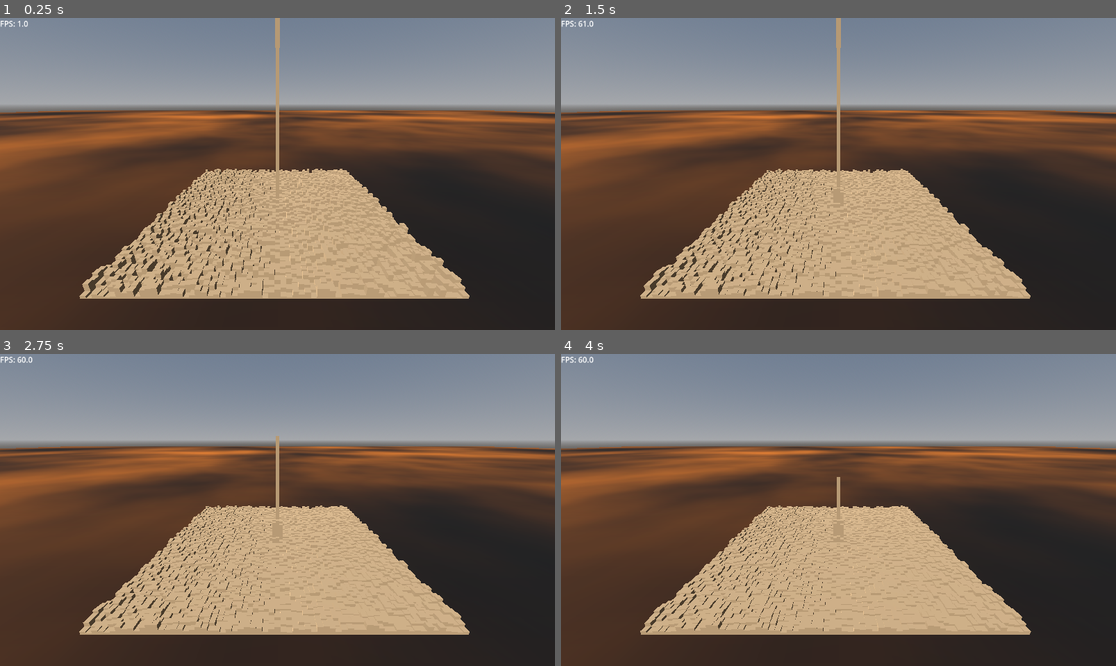
Above: before the commit, frames 1-4 (two rows, left to right).
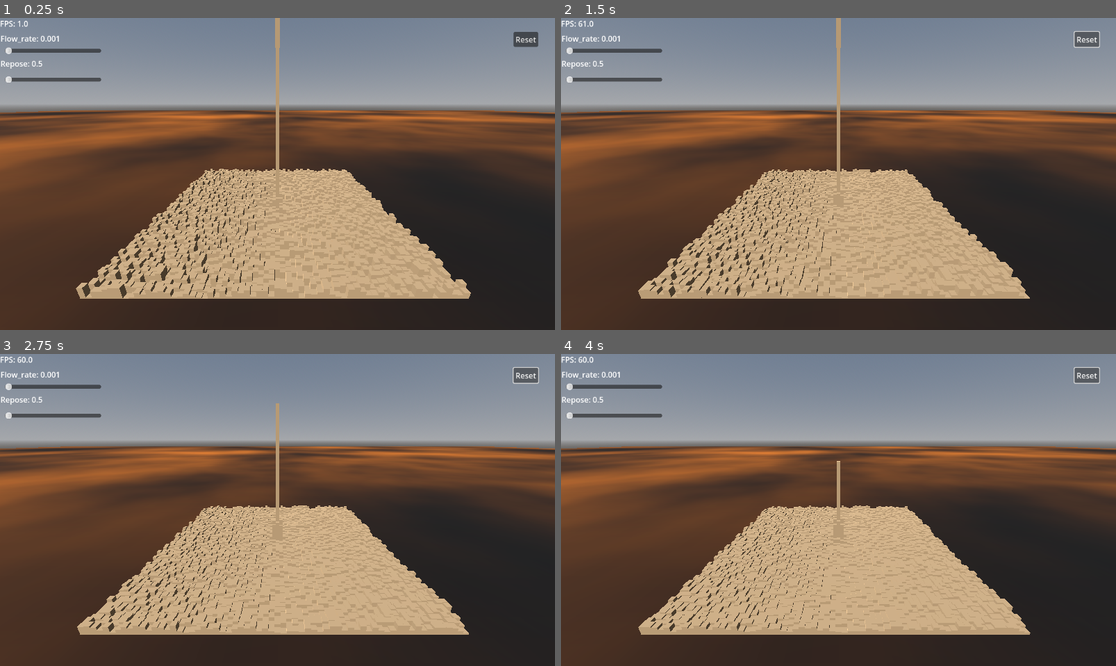
Above: after the commit, the same moments.

Repository: learnb/shovel-sim
Game: Godot game, scene res://test_room.tscn
The game is run twice, just before and just after one commit, with the same random seed, the same clock (stepped at 60 frames per second) and the same inputs.
Inputs (mouse positions are in pixels of both pictures, inside the frame that each line leads up to):
- Up to frame 1 (0.25 s): no input
- Up to frame 2 (1.5 s): click (1088, 39) at 0.5 s, where only the run after the commit has a clickable "Reset"
- Up to frame 3 (2.75 s): no input
- Up to frame 4 (4 s): no input

The runs differ from the first frame. In frame 1, 5.9% of the frame differs, in the area x 0-97%, y 4-90%; in frame 2, 5.5%; in frame 3, 4.9%; in frame 4, 4.4%.

Commit message:
add UI controls for sim

Diff:
--- a/shovel-sim/debug_ui.gd
+++ b/shovel-sim/debug_ui.gd
@@ -1,10 +1,35 @@
 extends CanvasLayer
 
 @onready var fps_label = $FPS_Label
+@onready var stats_label = $Stats_Label
+@onready var flow_slider: HSlider = $HSlider_flow
+@onready var repose_slider: HSlider = $HSlider_repose
+@onready var reset_button: Button = $Button
+@export var sim: Node
 
 func _ready():
 	fps_label.text = "FPS: 0"
 
+	flow_slider.value = sim.FLOW_RATE
+	flow_slider.value_changed.connect(_on_flow_rate_change)
+
+	repose_slider.value = sim.REPOSE
+	repose_slider.value_changed.connect(_on_repose_change)
+
+	reset_button.pressed.connect(_on_reset)
+
 func _process(_delta):
 	var fps = Engine.get_frames_per_second()
 	fps_label.text = "FPS: " + str(fps)
+
+	stats_label.text = "Flow_rate: " + str(sim.FLOW_RATE)
+	stats_label.text += "\n\nRepose: " + str(sim.REPOSE)
+
+func _on_flow_rate_change(value: float):
+	sim.FLOW_RATE = value
+
+func _on_repose_change(value: float):
+	sim.REPOSE = value
+
+func _on_reset():
+	sim.reset()
--- a/shovel-sim/granular_sim.gd
+++ b/shovel-sim/granular_sim.gd
@@ -1,8 +1,8 @@
 extends Node3D
 
 enum CellType { EMPTY, SAND, DIRT, ROCK }
-const REPOSE = 0.5		# stable slope (meters of height difference)
-const FLOW_RATE = 0.001	# fraction of excess height to move
+var REPOSE = 0.5		# stable slope (meters of height difference)
+var FLOW_RATE = 0.001	# fraction of excess height to move
 
 const grid_width = 64
 const grid_height = 64
@@ -20,13 +20,19 @@
 	for i in range(grid_size):
 		update_indices[i] = i
 
+	init_grid()
+
+func _process(_delta):
+	update_grid()
+
+func reset():
+	init_grid()
+
+func init_grid():
 	for i in grid_size:
 		cell_type[i] = CellType.SAND
 		cell_height[i] = randf_range(0.0, 5.0)
 	cell_height[idx(32, 32)] = 200.0
-
-func _process(_delta):
-	update_grid()
 
 func get_grid():
 	return
--- a/shovel-sim/test_room.tscn
+++ b/shovel-sim/test_room.tscn
@@ -54,18 +54,51 @@
 [node name="DirectionalLight3D" type="DirectionalLight3D" parent="."]
 transform = Transform3D(0.7997161, -0.31230187, -0.5127589, 0.60037833, 0.4159924, 0.6830053, 0, -0.8540597, 0.5201751, 0, 1.3293059, 0)
 
-[node name="DebugUI" type="CanvasLayer" parent="."]
+[node name="DebugUI" type="CanvasLayer" parent="." node_paths=PackedStringArray("sim")]
 script = ExtResource("3_arrdh")
+sim = NodePath("../GranularSim")
 
 [node name="FPS_Label" type="Label" parent="DebugUI"]
 offset_right = 40.0
 offset_bottom = 23.0
 
-[node name="Stats_Lable" type="Label" parent="DebugUI"]
+[node name="Stats_Label" type="Label" parent="DebugUI"]
 offset_left = 1.0
 offset_top = 31.0
 offset_right = 41.0
 offset_bottom = 54.0
 
+[node name="HSlider_flow" type="HSlider" parent="DebugUI"]
+anchors_preset = 1
+anchor_left = 1.0
+anchor_right = 1.0
+offset_left = -1142.0
+offset_top = 60.0
+offset_right = -942.0
+offset_bottom = 76.0
+grow_horizontal = 0
+min_value = 0.001
+max_value = 1.0
+step = 0.01
+value = 0.001
+
+[node name="HSlider_repose" type="HSlider" parent="DebugUI"]
+anchors_preset = 1
+anchor_left = 1.0
+anchor_right = 1.0
+offset_left = -1142.0
+offset_top = 120.0
+offset_right = -942.0
+offset_bottom = 136.0
+grow_horizontal = 0
+step = 0.1
+
+[node name="Button" type="Button" parent="DebugUI"]
+offset_left = 1066.0
+offset_top = 29.0
+offset_right = 1074.0
+offset_bottom = 37.0
+text = "Reset"
+
 [node name="GranularSim" parent="." instance=ExtResource("2_oqbmf")]
 transform = Transform3D(1, 0, 0, 0, 1, 0, 0, 0, 1, -32, 0, 0)
Not shown, changed: notes.md
